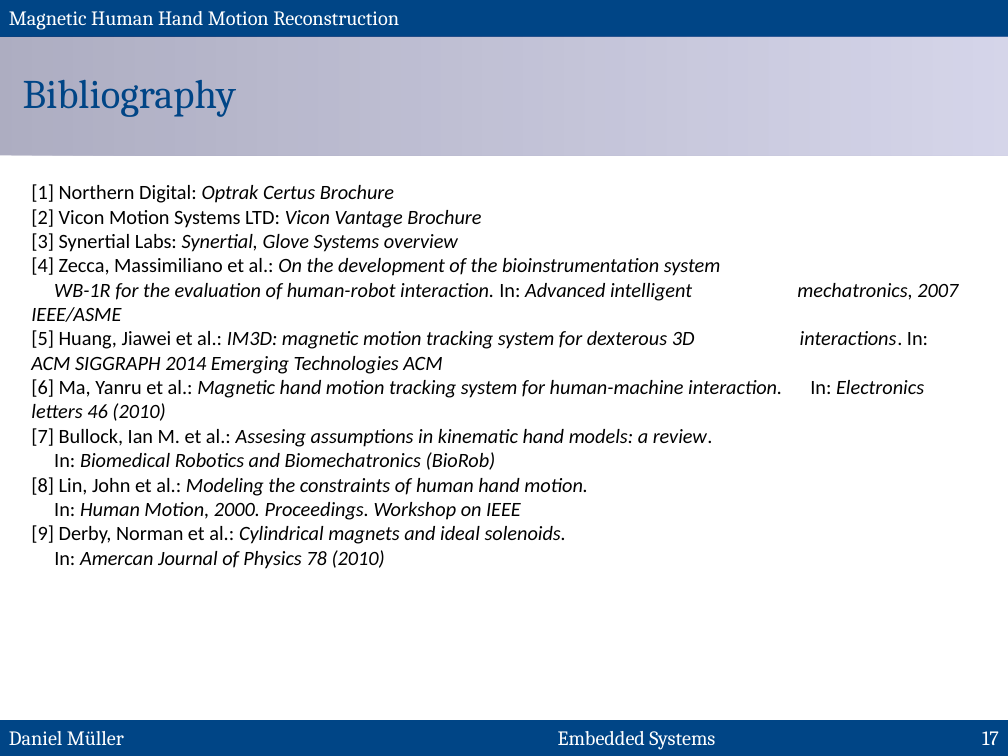
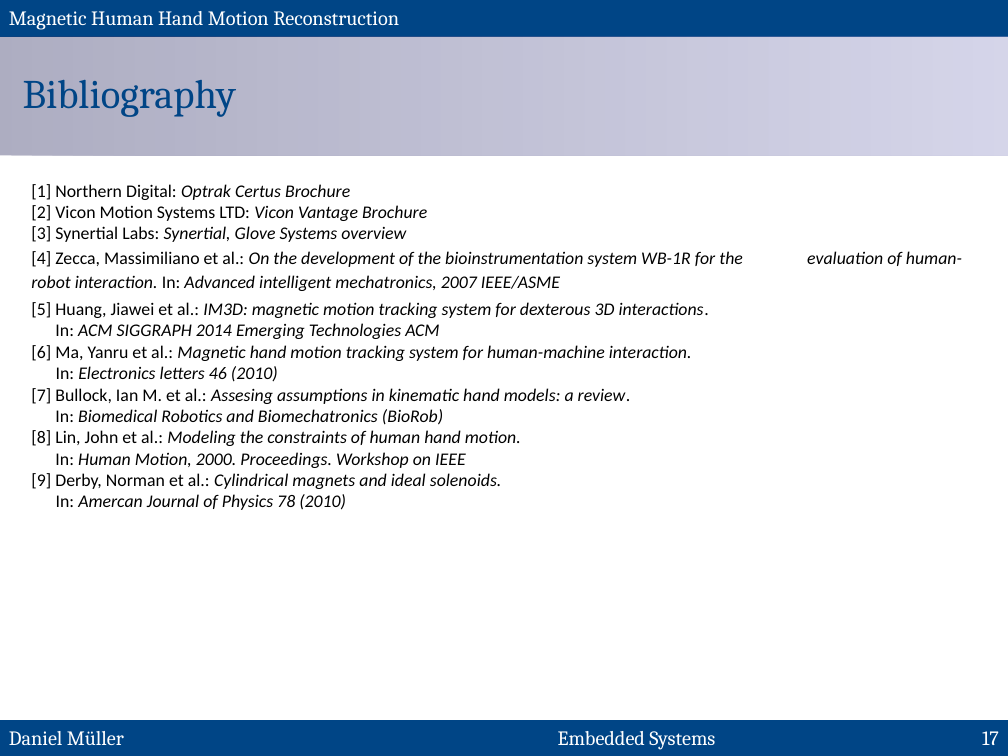
Before and after one commit to MuellerDaniel/SensGlove, a slide deck: slide 17 of praes/preasi.odp. Drawn at 1008x756 pixels with LibreOffice and Linux fonts; fonts in the diff are those of the drawing. Boxes give left, top, right and bottom in pixels: in the first picture for what was removed or moved away, otherwise in the second. Text is boxed around its words. In the diff, an @@ line names an element or a change of style, - is before the commit and + after.

```diff
--- a/praes/preasi.odp
+++ b/praes/preasi.odp
@@ text at [31,184,631,510]: size 16 to 14 pt in "[1] Northern Digital: Optrak Certus Brochure", "[2] Vicon Motion Systems LTD: Vicon Vantage ...", "[3] Synertial Labs: Synertial, Glove Systems overview", "[7] Bullock, Ian M. et al.: Assesing ..." and 5 more places @@
@@ text at [31,251,743,382]: text changed; size 16 to 14 pt @@
-[4] Zecca, Massimiliano et al.: On the development of the bioinstrumentation system
-WB-1R for the evaluation of human-robot interaction. In: Advanced intelligent mechatronics, 2007 IEEE/ASME
-[5] Huang, Jiawei et al.: IM3D: magnetic motion tracking system for dexterous 3D interactions. In: ACM SIGGRAPH 2014 Emerging Technologies ACM
-[6] Ma, Yanru et al.: Magnetic hand motion tracking system for human-machine interaction. In: Electronics letters 46 (2010)
+[4] Zecca, Massimiliano et al.: On the development of the bioinstrumentation system WB-1R for the evaluation of human-robot interaction. In: Advanced intelligent mechatronics, 2007 IEEE/ASME
+[5] Huang, Jiawei et al.: IM3D: magnetic motion tracking system for dexterous 3D interactions.
+In: ACM SIGGRAPH 2014 Emerging Technologies ACM
+[6] Ma, Yanru et al.: Magnetic hand motion tracking system for human-machine interaction.
+In: Electronics letters 46 (2010)
```
Also in this commit, not shown: 15 other slides changed.
